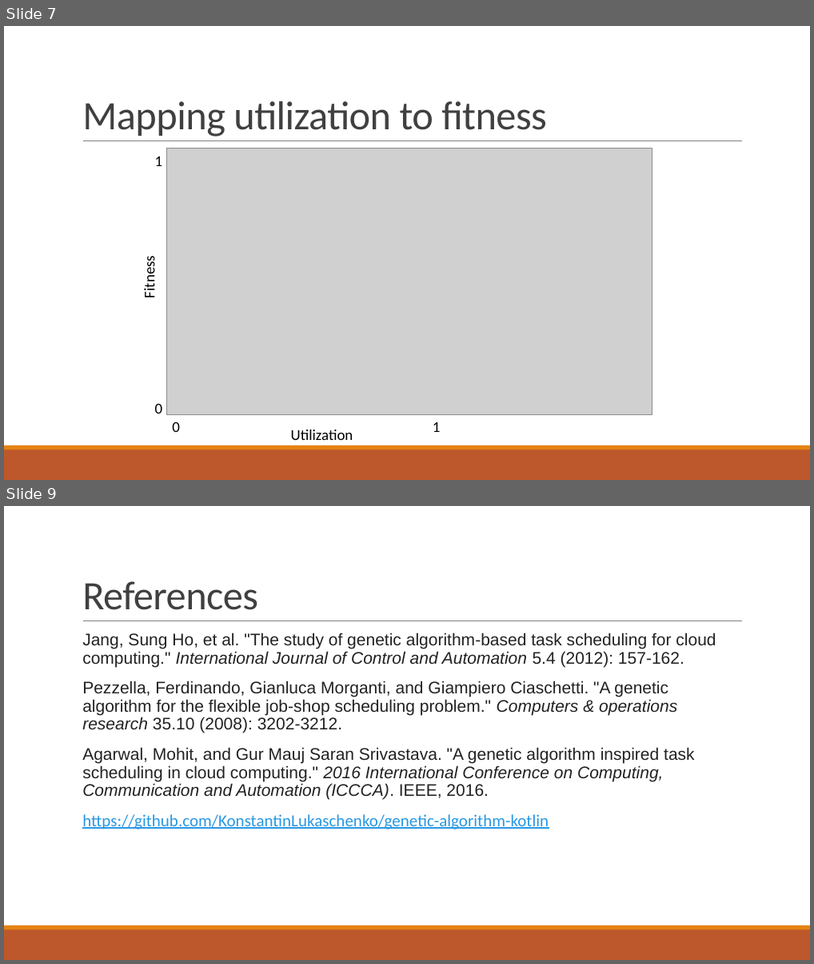
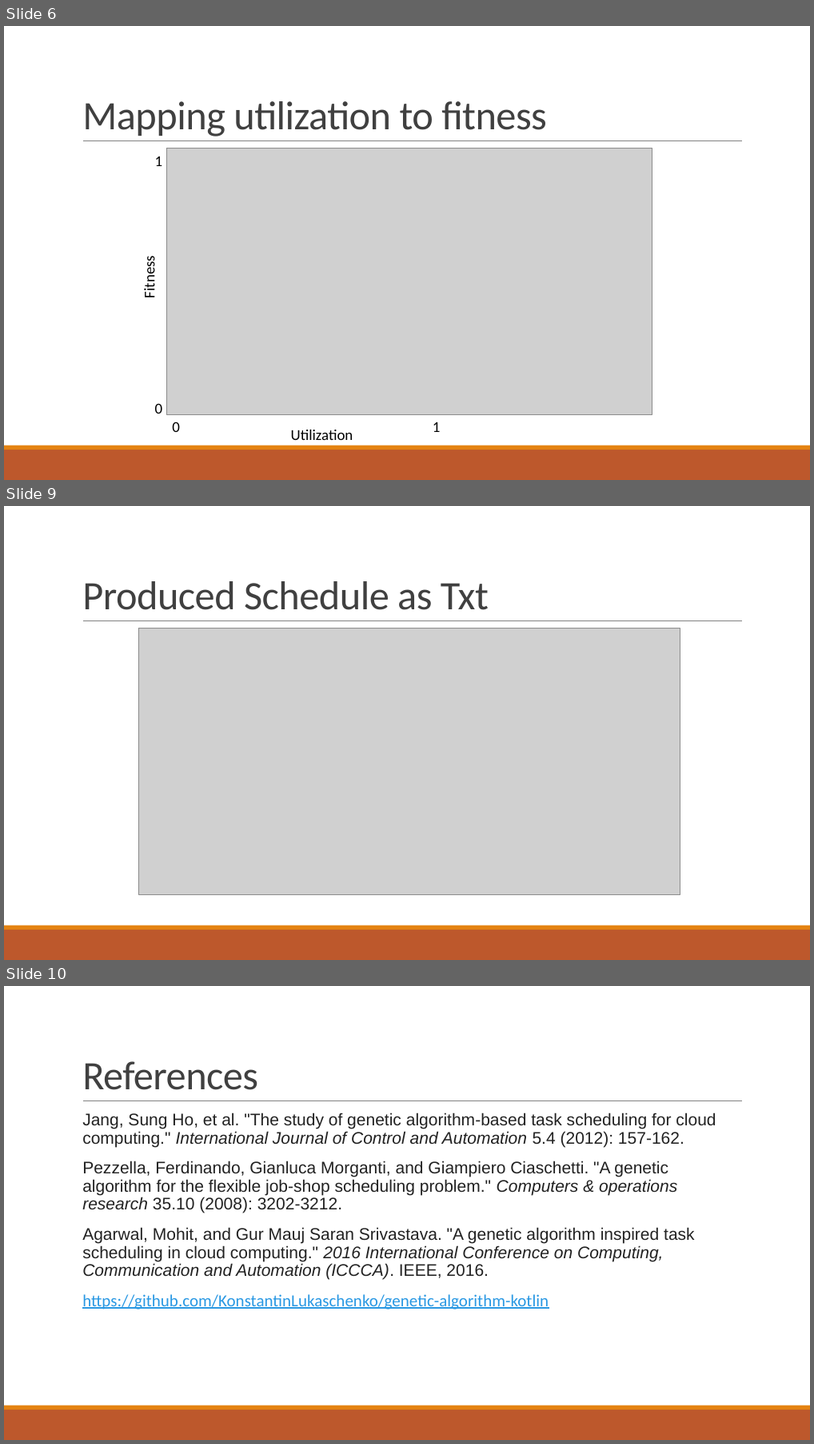
Before and after one commit to Lukas-Kaufmann/workload_scheduling_ga, a slide deck: docs/results.pptx. Shown one above the other, each under a label of ours: slides 7 and 9 before the commit, slides 6, 9 and 10 after it; the slides between them are not shown. The pictures are 814x964 and 814x1444 pixels, drawn with LibreOffice and Linux fonts; fonts in the diff are those of the drawing; grey boxes stand for pictures. Boxes give left, top, right and bottom in pixels: in the first picture for what was removed or moved away, otherwise in the second. Text is boxed around its words. In the diff, an @@ line names an element or a change of style, - is before the commit and + after.

```diff
--- a/docs/results.pptx
+++ b/docs/results.pptx
@@ slide 9 added at box(4, 506, 810, 960), background #FFFFFF; not listed: 3 template elements that a slide beside it also shows @@
@@ title added at box(82, 581, 489, 610), 48 pt, text #404040 @@
+Produced Schedule as Txt
@@ picture added at box(138, 628, 680, 894) @@
@@ what was slide 7 is now slide 6 @@
@@ what was slide 9 is now slide 10 @@
```
Also in this commit, not shown: 3 other slides added, 3 slides removed, 3 other files.
